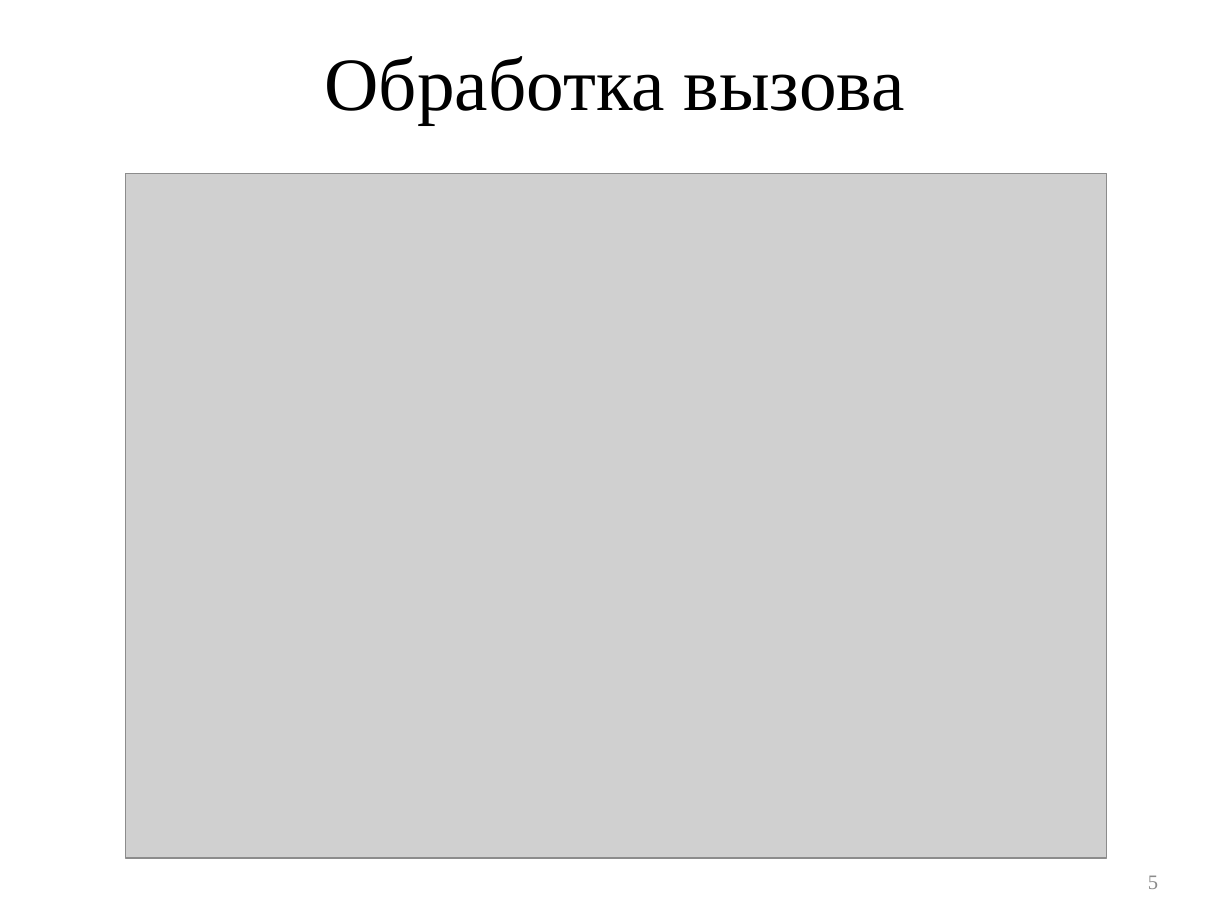
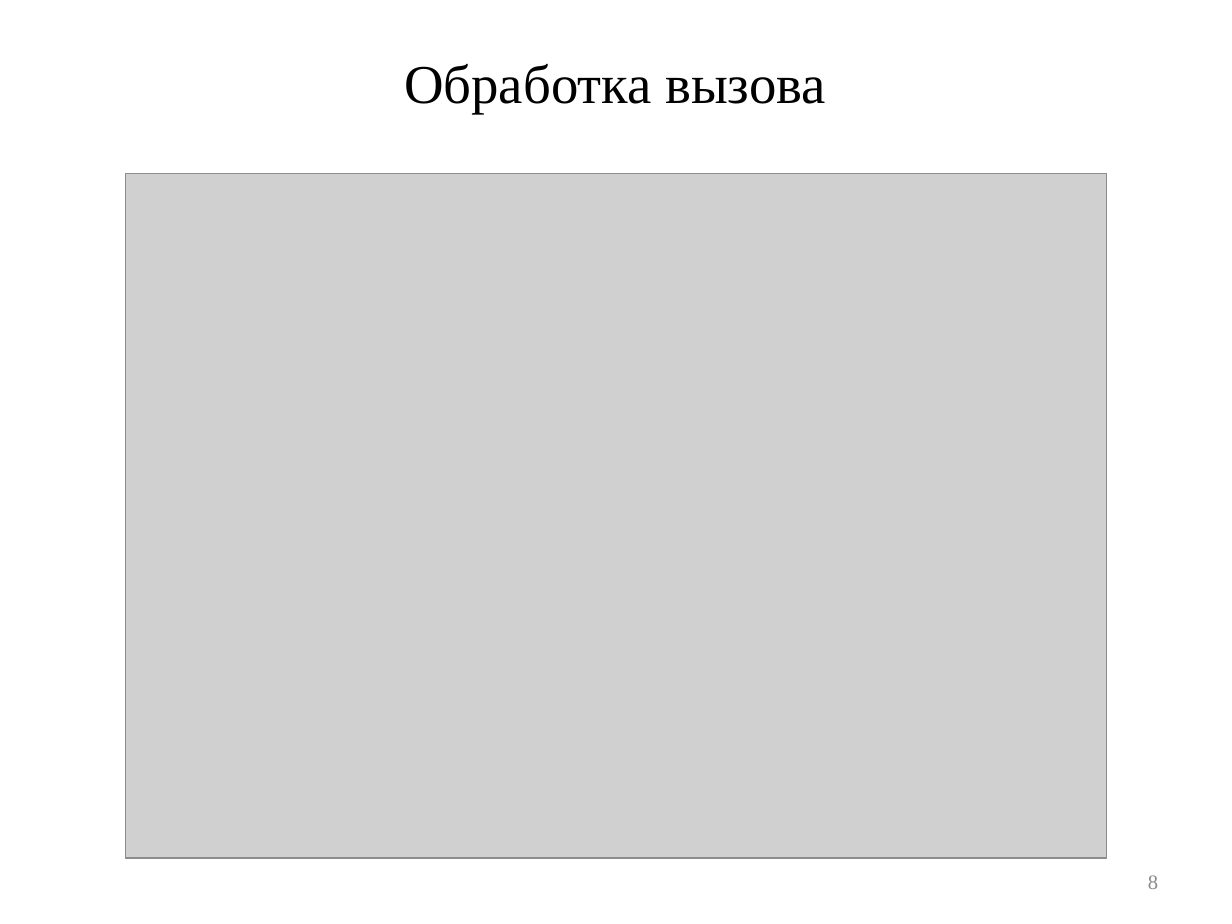
Before and after one commit to ALeschev/tunel, a slide deck: slide 8 of sibsutis/2015/dpl/diploma_submission/diploma_submission_pptx.pptx (slide 5 before the commit). Drawn at 1232x924 pixels with LibreOffice and Linux fonts; fonts in the diff are those of the drawing; grey boxes stand for pictures; background and template pictures are left out. Boxes give left, top, right and bottom in pixels: in the first picture for what was removed or moved away, otherwise in the second. Text is boxed around its words. In the diff, an @@ line names an element or a change of style, - is before the commit and + after.

```diff
--- a/sibsutis/2015/dpl/diploma_submission/diploma_submission_pptx.pptx
+++ b/sibsutis/2015/dpl/diploma_submission/diploma_submission_pptx.pptx
@@ text "Обработка вызова": place and size @@
-text "Обработка вызова" at [325, 56, 905, 124]
+text "Обработка вызова" at [404, 63, 826, 114]
@@ text "Обработка вызова" at [404, 63, 826, 114]: size 44 to 32 pt @@
@@ page number at [1148, 875, 1158, 889]: text changed @@
-5
+8
```
Also in this commit, not shown: 1 other slide changed, 7 slides added, 2 slides removed, 24 other files.
